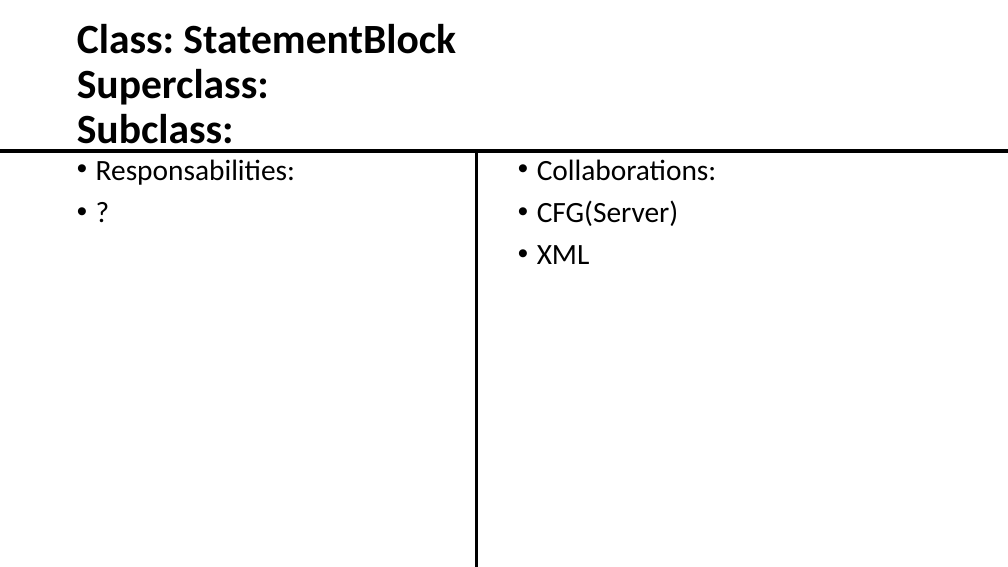
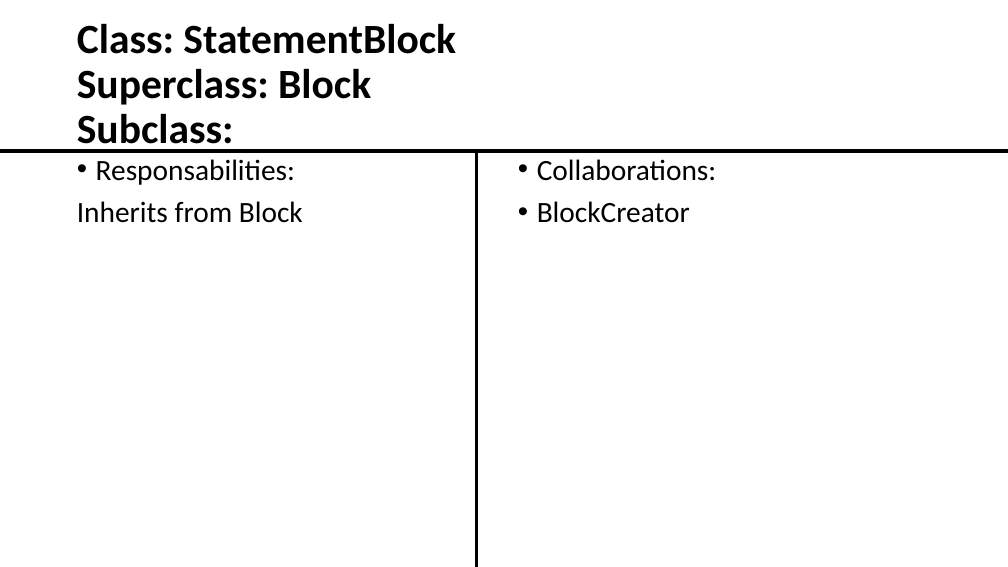
Before and after one commit to MartinDeliraGalvan/SoftwareConstructionRepo, a slide deck: slide 8 of Classes_IndexCards.pptx (slide 11 before the commit). Drawn at 1008x567 pixels with LibreOffice and Linux fonts; fonts in the diff are those of the drawing. Boxes give left, top, right and bottom in pixels: in the first picture for what was removed or moved away, otherwise in the second. Text is boxed around its words. In the diff, an @@ line names an element or a change of style, - is before the commit and + after.

```diff
--- a/Classes_IndexCards.pptx
+++ b/Classes_IndexCards.pptx
@@ title at [77,23,456,153]: text changed @@
-Class: StatementBlock
-Superclass:
-Subclass:
+Class: StatementBlock
+Superclass: Block
+Subclass:
@@ text at [77,201,303,223]: text changed @@
-• ?
+Inherits from Block
@@ text at [537,201,690,223]: text changed @@
-• CFG(Server)
-• XML
+• BlockCreator
```
Also in this commit, not shown: 10 other slides changed, 1 slide removed.
